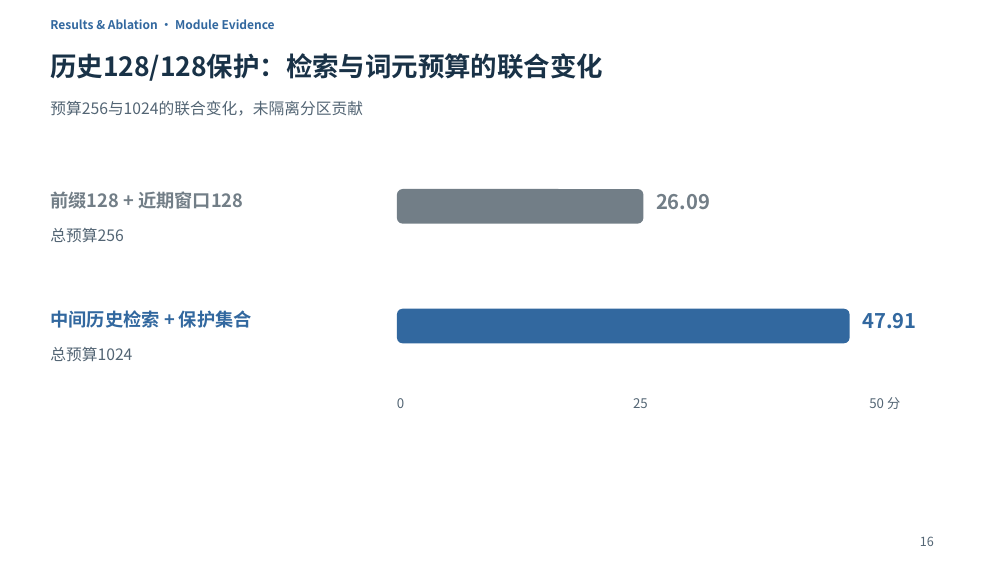
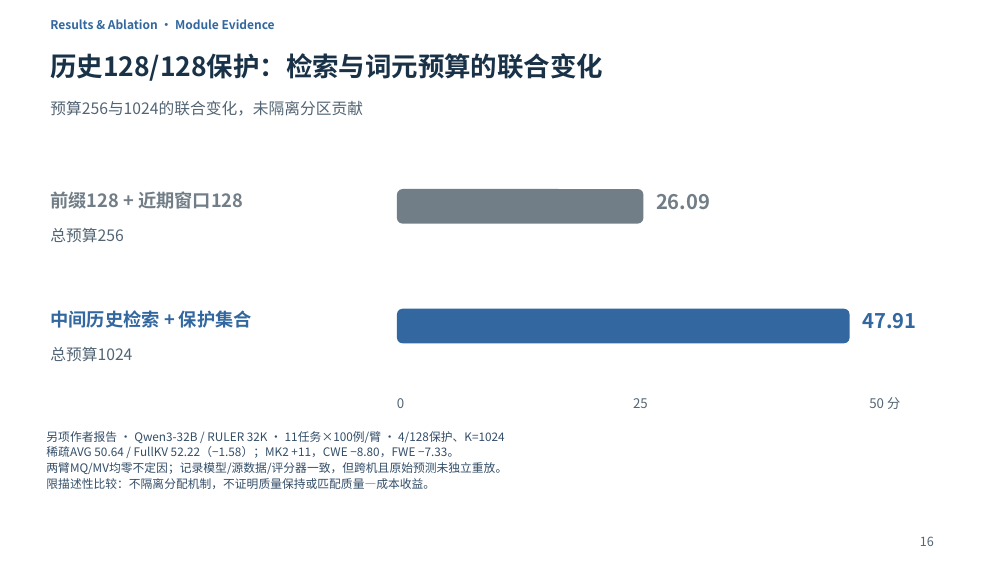
Before and after one commit to Chosen-David/two-level-attention, a slide deck: slide 16 of agent_doc/advice/dac_manuscript/presentation/TwoLevel_UserEdited_20261014.pptx. Drawn at 1008x567 pixels with LibreOffice and Linux fonts; fonts in the diff are those of the drawing. Boxes give left, top, right and bottom in pixels: in the first picture for what was removed or moved away, otherwise in the second. Text is boxed around its words. In the diff, an @@ line names an element or a change of style, - is before the commit and + after.

```diff
--- a/agent_doc/advice/dac_manuscript/presentation/TwoLevel_UserEdited_20261014.pptx
+++ b/agent_doc/advice/dac_manuscript/presentation/TwoLevel_UserEdited_20261014.pptx
@@ text added at [46,431,507,489], 14 pt, text #334E68 @@
+另项作者报告 · Qwen3-32B / RULER 32K · 11任务×100例/臂 · 4/128保护、K=1024
+稀疏AVG 50.64 / FullKV 52.22（−1.58）；MK2 +11，CWE −8.80，FWE −7.33。
+两臂MQ/MV均零不定因；记录模型/源数据/评分器一致，但跨机且原始预测未独立重放。
+限描述性比较：不隔离分配机制，不证明质量保持或匹配质量—成本收益。
```
Also in this commit, not shown: 10 other files.
